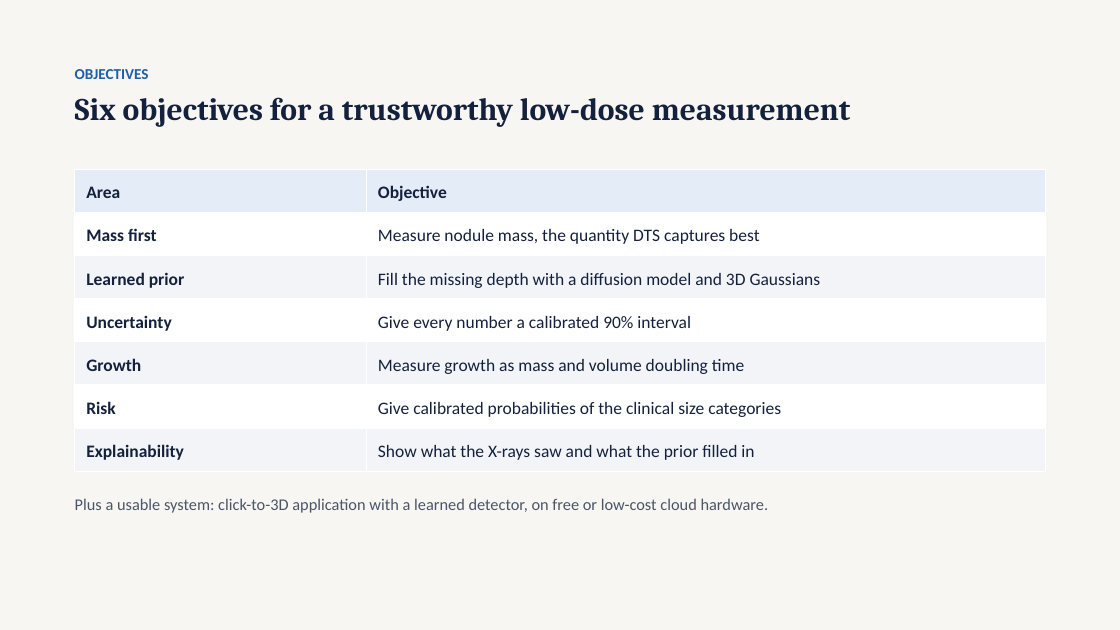
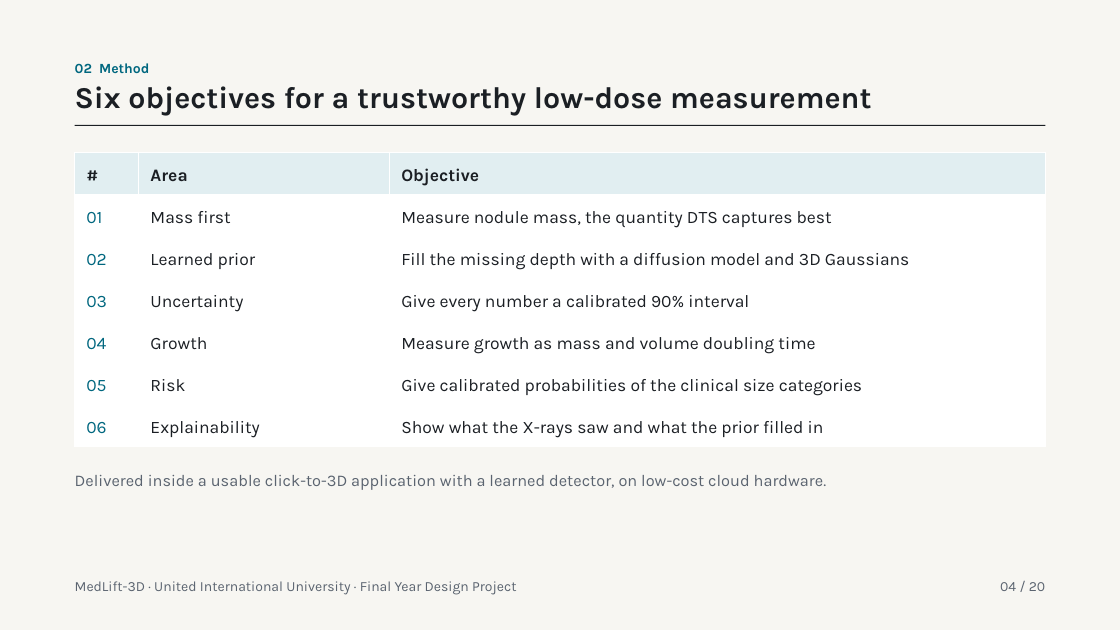
Before and after one commit to tcsquanta/medlift3d, a slide deck: slide 4 of report/MedLift3D_Defense.pptx (slide 5 before the commit). Drawn at 1120x630 pixels with LibreOffice and Linux fonts; fonts in the diff are those of the drawing. Boxes give left, top, right and bottom in pixels: in the first picture for what was removed or moved away, otherwise in the second. Text is boxed around its words. In the diff, an @@ line names an element or a change of style, - is before the commit and + after.

```diff
--- a/report/MedLift3D_Defense.pptx
+++ b/report/MedLift3D_Defense.pptx
@@ text "Six objectives for a trustworthy ...": place and size @@
-text "Six objectives for a trustworthy ..." at (75, 97, 851, 127)
+text "Six objectives for a trustworthy ..." at (75, 86, 871, 116)
@@ text "Six objectives for a trustworthy ..." at (75, 86, 871, 116): size 27 to 26 pt, font Cambria to Karla, text colour #14213D to #1B1F24; line spacing 1.05 to 1 @@
@@ text removed at (75, 69, 149, 79) @@
-OBJECTIVES
@@ text added at (75, 63, 149, 73), 12 pt, text #00677F, bold @@
+02 Method
@@ rectangle added at (75, 125, 1046, 126), fill #1B1F24 @@
@@ table at (75, 153, 1046, 447) @@
+column 1: # | 01 | 02 | 03 | 04 | 05 | 06
@@ table: place and size @@
-table at (75, 169, 1045, 471)
+table at (75, 153, 1046, 447)
@@ text at (75, 475, 827, 490): text changed; font Calibri to Karla; text colour #4A5568 to #5B6470 @@
-Plus a usable system: click-to-3D application with a learned detector, on free or low-cost cloud hardware.
+Delivered inside a usable click-to-3D application with a learned detector, on low-cost cloud hardware.
@@ text added at (75, 581, 516, 595), 12 pt, text #5B6470 @@
+MedLift-3D · United International University · Final Year Design Project
@@ text added at (1000, 582, 1045, 591), 12 pt, text #5B6470 @@
+04 / 20
```
Also in this commit, not shown: 19 other slides changed, 1 slide removed.
